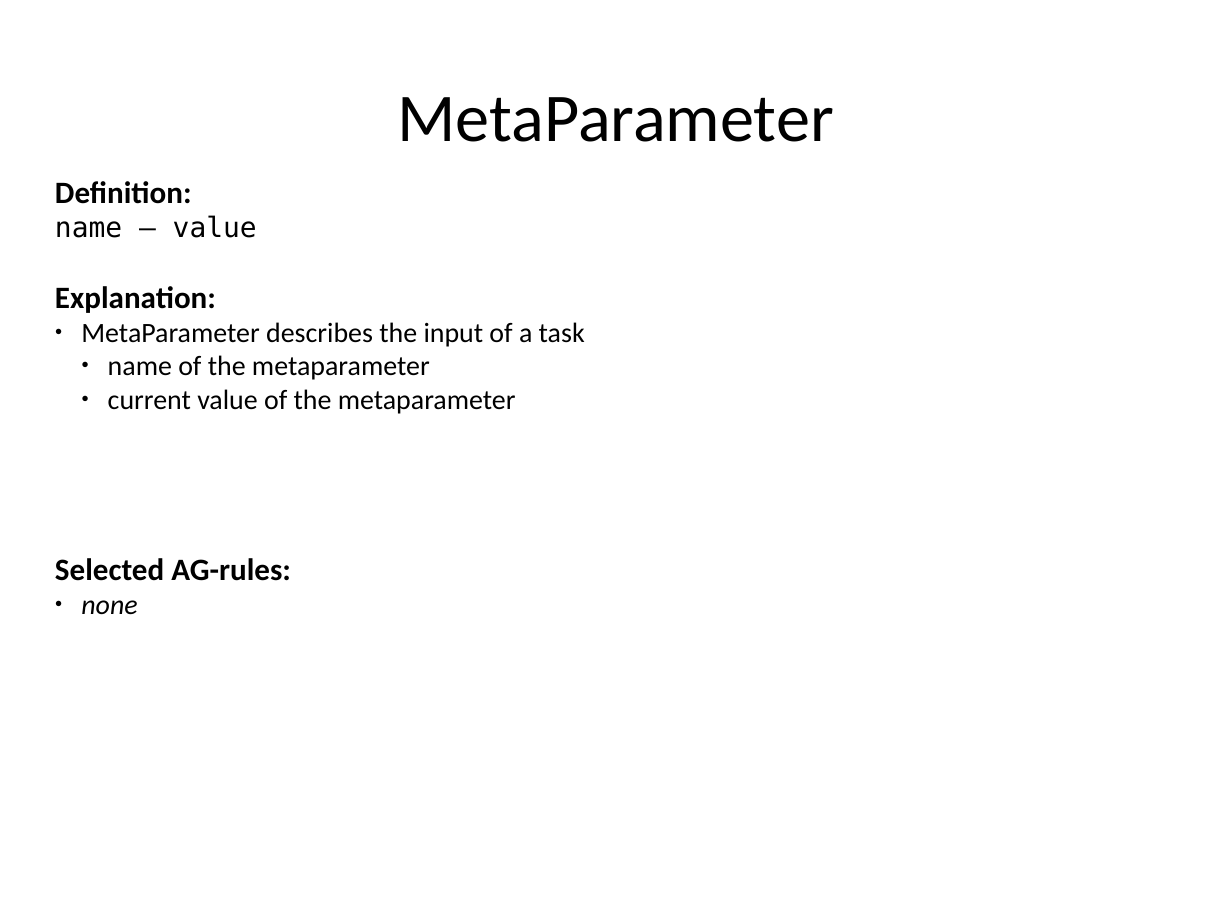
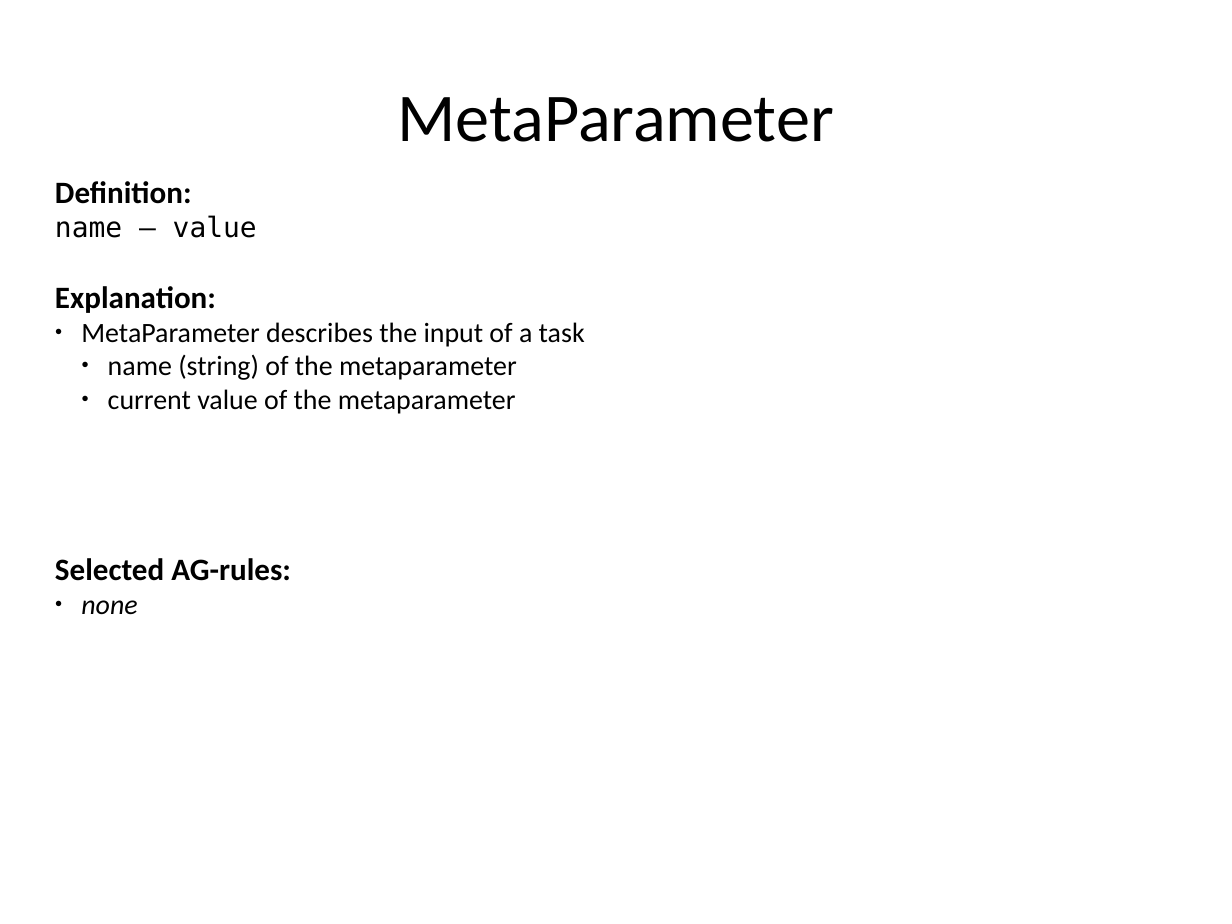
Before and after one commit to rene-schoene/racr-mquat, a slide deck: slide 34 of doc/the-model.odp. Drawn at 1232x924 pixels with LibreOffice and Linux fonts; fonts in the diff are those of the drawing. Boxes give left, top, right and bottom in pixels: in the first picture for what was removed or moved away, otherwise in the second. Text is boxed around its words. In the diff, an @@ line names an element or a change of style, - is before the commit and + after.

```diff
--- a/doc/the-model.odp
+++ b/doc/the-model.odp
@@ text at bbox=[108, 354, 517, 380]: text changed @@
-  ● name of the metaparameter
+  ● name (string) of the metaparameter
```
Also in this commit, not shown: 14 other slides changed, 2 slides added, 1 other file.
